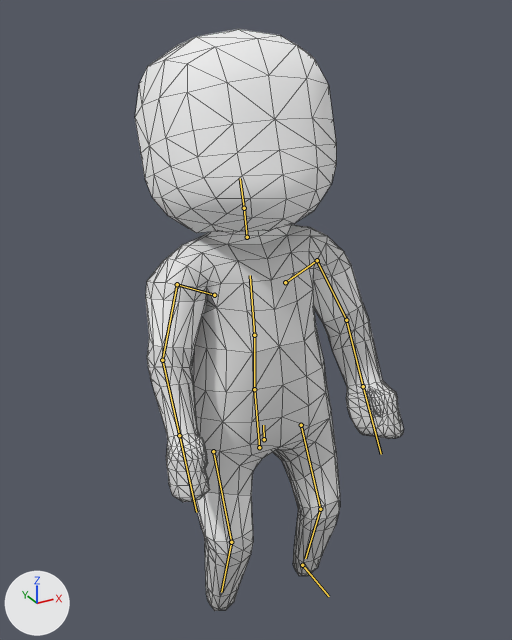
The glTF model assets/Person.gltf as it was, and as the next commit left it.
Before and after are seen from a 50 mm camera at (-1.49, -2.59, 2.93) aimed at (0.07, 0.25, 1.51). The axes (+X, +Y, +Z) are drawn at lower left. The lights are the same throughout. The first picture is the older version. Both versions are drawn at frame 3 of the action 'RecieveHit'; the numbers are the values there. The bones that change, and the others that lie on the model, are drawn over the model as lines. Mesh edges are drawn as thin lines.

The first picture shows 'Body'.
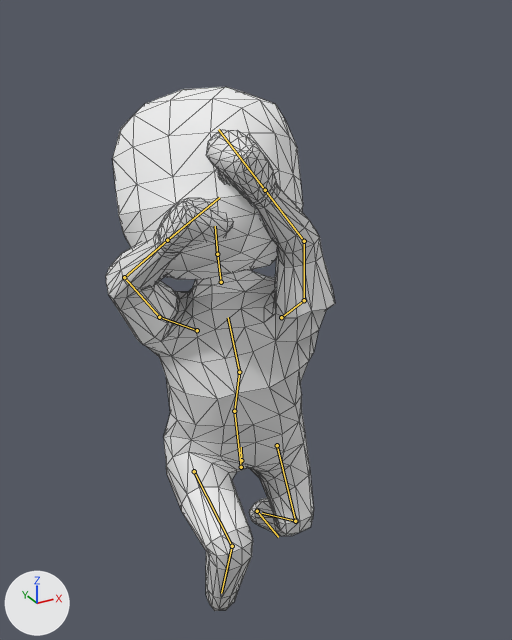
Changed parts and their boxes [x1, y1, x2, y2] in the pictures (512 x 640 px):
'Body', posed (15% narrower, 10% shorter)
    before: [135, 29, 404, 611]
    after: [106, 87, 335, 611]
bone 'Foot.L', root to tip
    before: (302, 565) to (329, 596)
    after: (257, 511) to (278, 537)
bone 'Body', root to tip
    before: (264, 439) to (263, 425)
    after: (241, 460) to (241, 447)
bone 'Hips', root to tip
    before: (259, 447) to (254, 389)
    after: (241, 467) to (234, 411)
bone 'Abdomen', root to tip
    before: (254, 389) to (254, 335)
    after: (234, 411) to (239, 372)
bone 'Torso', root to tip
    before: (254, 335) to (250, 275)
    after: (239, 372) to (228, 317)
bone 'Neck', root to tip
    before: (247, 237) to (244, 208)
    after: (221, 282) to (217, 254)
bone 'Head', root to tip
    before: (244, 208) to (240, 178)
    after: (217, 254) to (215, 226)
bone 'Shoulder.L', root to tip
    before: (285, 282) to (317, 260)
    after: (281, 317) to (304, 300)
bone 'UpperArm.L', root to tip
    before: (317, 260) to (346, 320)
    after: (304, 300) to (304, 241)
bone 'LowerArm.L', root to tip
    before: (346, 320) to (363, 386)
    after: (304, 241) to (265, 190)
bone 'Shoulder.R', root to tip
    before: (214, 295) to (177, 284)
    after: (197, 330) to (159, 317)
bone 'UpperArm.R', root to tip
    before: (177, 284) to (162, 360)
    after: (159, 317) to (124, 277)
bone 'LowerArm.R', root to tip
    before: (162, 360) to (179, 435)
    after: (124, 277) to (167, 240)
bone 'UpperLeg.L', root to tip
    before: (301, 425) to (320, 509)
    after: (277, 445) to (295, 521)
bone 'LowerLeg.L', root to tip
    before: (320, 509) to (305, 558)
    after: (295, 521) to (262, 513)
bone 'UpperLeg.R', root to tip
    before: (213, 451) to (231, 542)
    after: (194, 471) to (232, 546)
bone 'LowerLeg.R', root to tip
    before: (231, 542) to (221, 592)
    after: (232, 546) to (221, 593)

What the commit changed:
Bone 'Foot.L' (bone_foot_l) moves from (0.0, 0.0, 0.0) to (0.0, -0.539, -0.006).
Bone 'Body' (bone_body) moves from (0.0, -0.061, -0.054) to (-0.026, -0.294, -0.248).
Bone 'Body' (bone_body) turns from (-4, 0, 0) to (-2, 0, 0) degrees about its own x, y and z.
Bone 'Hips' (bone_hips) moves from (0.0, 0.0, 0.0) to (-0.004, 0.023, 0.049).
Bone 'Hips' (bone_hips) turns from (0, 0, 0) to (-5, -2, 0) degrees about its own x, y and z.
Bone 'Abdomen' (bone_abdomen) turns from (0, 0, 0) to (22, -2, 2) degrees about its own x, y and z.
Bone 'Torso' (bone_torso) turns from (-8, -2, 0) to (-34, -37, 29) degrees about its own x, y and z.
Bone 'Neck' (bone_neck) turns from (0, 0, 0) to (-13, 5, 1) degrees about its own x, y and z.
Bone 'Head' (bone_head) turns from (-6, 0, 0) to (-2, 0, 0) degrees about its own x, y and z.
Bone 'Shoulder.L' (bone_shoulder_l) moves from (0.005, 0.005, 0.0) to (0.014, 0.012, -0.165).
Bone 'Shoulder.L' (bone_shoulder_l) turns from (0, 0, 0) to (16, -8, 6) degrees about its own x, y and z.
Bone 'UpperArm.L' (bone_upperarm_l) turns from (-73, 13, -49) to (58, -4, -45) degrees about its own x, y and z.
Bone 'LowerArm.L' (bone_lowerarm_l) turns from (-3, 12, -17) to (1, 14, -23) degrees about its own x, y and z.
Bone 'Shoulder.R' (bone_shoulder_r) turns from (0, 0, 0) to (16, 8, -6) degrees about its own x, y and z.
Bone 'UpperArm.R' (bone_upperarm_r) turns from (-74, -14, 49) to (60, -36, 24) degrees about its own x, y and z.
Bone 'LowerArm.R' (bone_lowerarm_r) turns from (-3, -12, 17) to (62, -2, 10) degrees about its own x, y and z.
Bone 'UpperLeg.L' (bone_upperleg_l) turns from (-16, 0, 0) to (-13, -1, -3) degrees about its own x, y and z.
Bone 'LowerLeg.L' (bone_lowerleg_l) turns from (31, 0, 0) to (69, 0, 0) degrees about its own x, y and z.
Bone 'UpperLeg.R' (bone_upperleg_r) turns from (-16, 0, 0) to (-58, -1, -2) degrees about its own x, y and z.
Bone 'LowerLeg.R' (bone_lowerleg_r) turns from (31, 0, 0) to (73, 0, 0) degrees about its own x, y and z.
